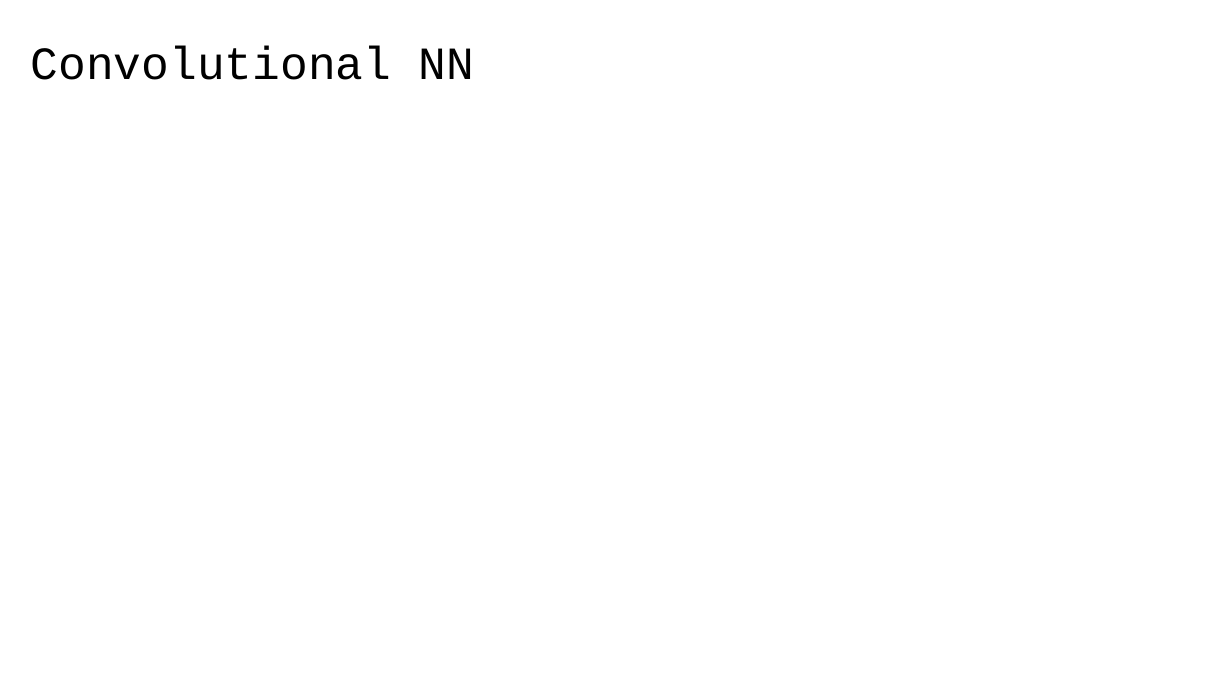
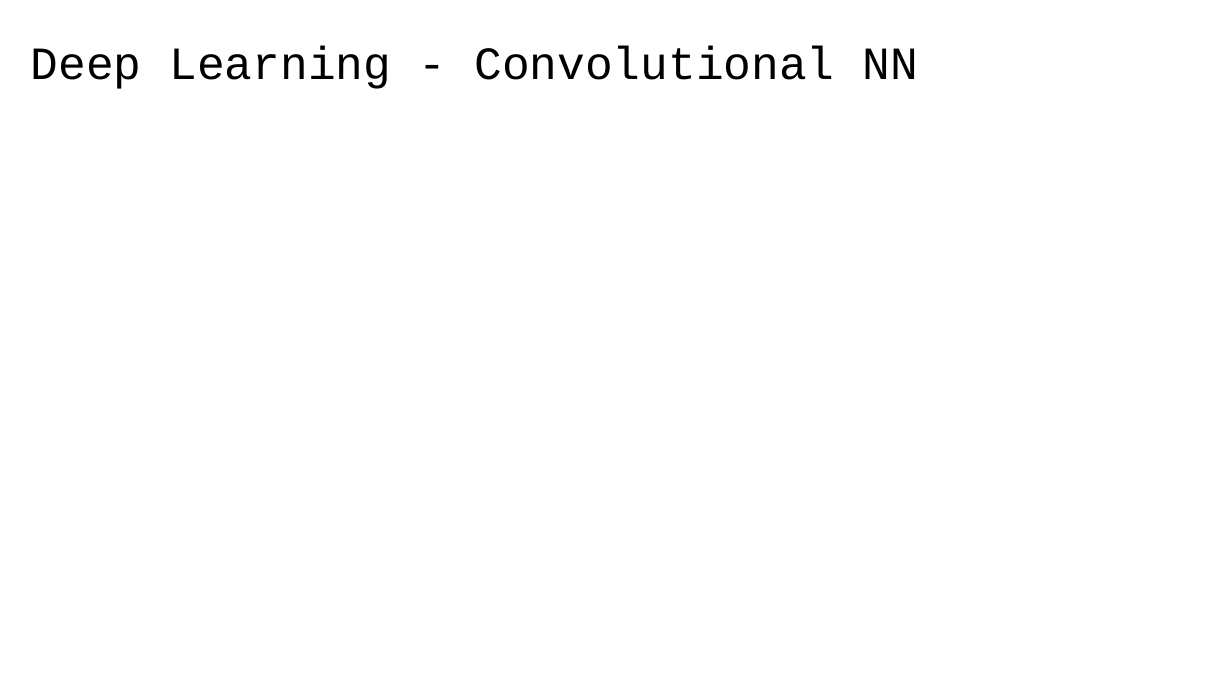
Before and after one commit to 40tude/fullstack_mars_2024, a slide deck: slide 22 of 12_assets/course_review.pptx (slide 7 before the commit). Drawn at 1232x693 pixels with LibreOffice and Linux fonts; fonts in the diff are those of the drawing. Boxes give left, top, right and bottom in pixels: in the first picture for what was removed or moved away, otherwise in the second. Text is boxed around its words. In the diff, an @@ line names an element or a change of style, - is before the commit and + after.

```diff
--- a/12_assets/course_review.pptx
+++ b/12_assets/course_review.pptx
@@ title at [31,46,917,89]: text changed @@
-Convolutional NN
+Deep Learning - Convolutional NN
```
Also in this commit, not shown: 11 other slides changed, 16 slides added, 1 slide removed, 18 other files.
